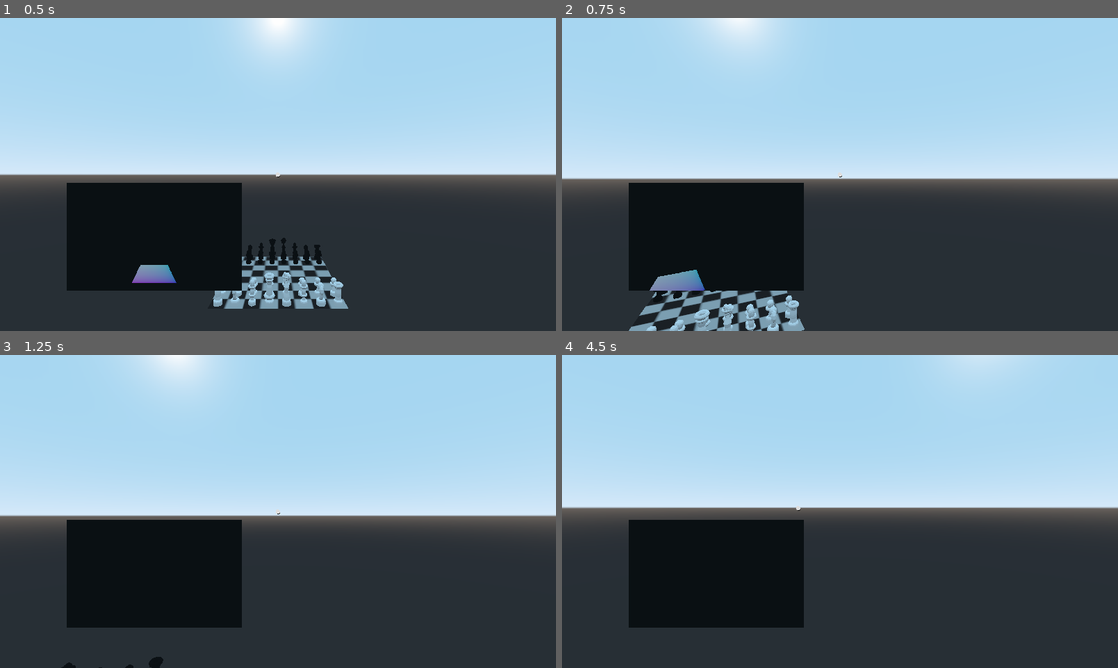
Above: before the commit, frames 1-4 (two rows, left to right).
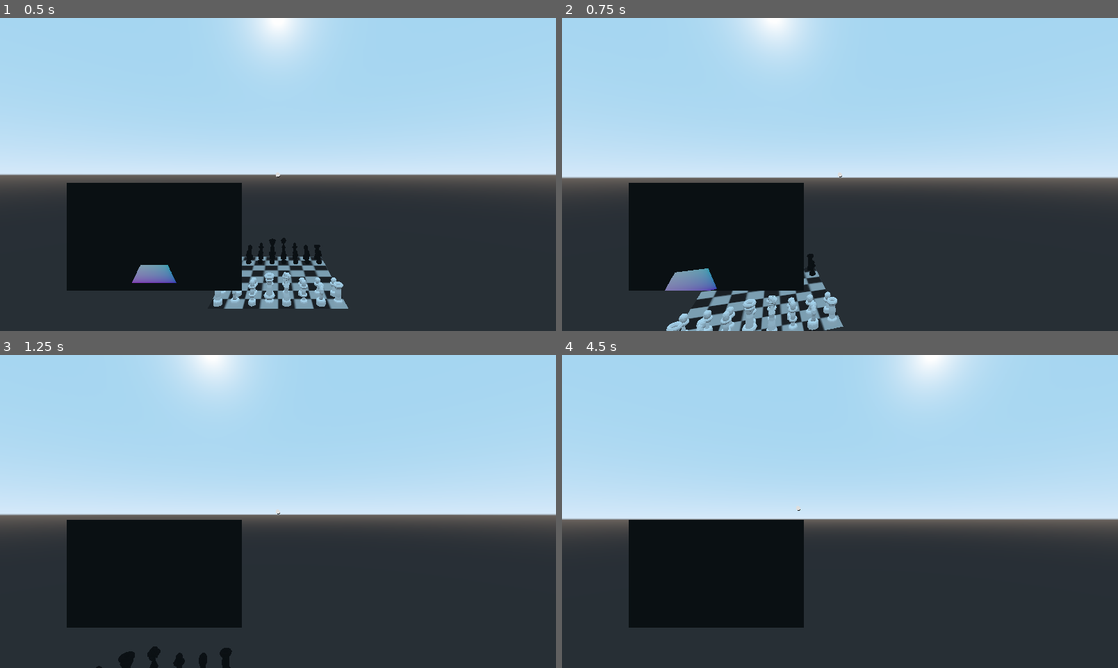
Above: after the commit, the same moments.

Repository: Roboticy3/Mess
Game: Godot game, scene res://Scenes/game.tscn
Same seed, same stepped clock (60 frames per second), same inputs: the game is played once before the commit and once after it. This scene is started directly instead of the project's main scene.
Inputs (mouse positions are in pixels of both pictures, inside the frame that each line leads up to):
- Up to frame 1 (0.5 s): no input
- Up to frame 2 (0.75 s): tap Enter at 0.5 s; move the mouse to (867, 174) at 0.52 s; hold W (mv_forward) from 0.53 s (still down); tap Ctrl (ctrl) at 0.6 s
- Up to frame 3 (1.25 s): keep holding W (mv_forward)
- Up to frame 4 (4.5 s): keep holding W (mv_forward); move the mouse to (812, 511) at 1.27 s; click (812, 511) at 1.35 s; tap Ctrl (ctrl) at 1.55, 2.3, 2.85, 3.6 s; tap Space (mv_up) at 2, 3.5 s; move the mouse to (851, 505) at 2.02 s; right-click (851, 505) at 2.1 s; tap Enter at 2.75, 4.25 s; move the mouse to (834, 517) at 2.77 s; move the mouse to (878, 514) at 3.52 s; move the mouse to (795, 508) at 4.27 s; click (795, 508) at 4.35 s

Frame 1 is identical in both runs. In frame 2, 5.0% of the frame differs, in the area x 0-100%, y 0-100%; in frame 3, 2.1%; in frame 4, 6.6%, in the area x 0-100%, y 0-55%.

Commit message:
Unlocked Camera

Diff:
--- a/Objects/Board/BoardMesh.gd
+++ b/Objects/Board/BoardMesh.gd
@@ -46,15 +46,14 @@
 var dups_pos_only:DuplicateMap
 var graph:MeshGraph
 
-#set to true at the end of the begin() method, signifies that this BoardMesh and its Board are finished loading
-var awake := false
-
 #signal to emit when the board emits its win signal
 signal end
 
 #results of the game added onto as the game moves on
 #the values of results are meant to be displayed by UI, and so are always Strings
 var results:Dictionary = {"winners":"none","losers":"none"}
+
+
 
 #construct the Board and the BoardMesh
 #distinguish from _ready() to better control the initialization of the board
@@ -91,8 +90,6 @@
 
 	#send mesh and collision shape to physics objects
 	send_shape(m)
-
-	awake = true
 
 #create a mesh and send it out to the Board Shape Node in BoardMesh's tree
 func init_mesh():
--- a/Objects/Player/Player.gd
+++ b/Objects/Player/Player.gd
@@ -96,8 +96,6 @@
 func _physics_process(delta):
 	#apply movement based on momentum
 	move_and_slide(momentum["v"])
-	#rotate the camera
-	look(delta)
 	#update momentum based on target_motion
 	accelerate(delta)
 
@@ -114,12 +112,8 @@
 			target_motion["b"] = event.speed
 
 
-	#if the board_mesh has not been activated yet, do so on the first keystroke
-	if !board_mesh.awake && event is InputEventKey:
-		board_mesh.begin(board_mesh.path)
-
 #handle button inputs each frame
-func _process(_delta):
+func _process(delta):
 
 	#camera buttons
 	var ctrl:float = Input.get_action_raw_strength(cam_lock)
@@ -145,22 +139,6 @@
 	if click:
 		request_square(uv_query.get_mouse_position())
 
-	#controller look
-	var azimuth:float = Input.get_axis("lk_left","lk_right")
-	var zenith:float = Input.get_axis("lk_up","lk_down")
-	var r:Vector2 = Vector2(azimuth, zenith)
-	if r.length() < dead_zone[1]: r = Vector2.ZERO
-	else:
-		#use r to move the mouse within the screen to select a piece
-		var mpos:Vector2 = uv_query.get_mouse_position()
-		if (Input.get_mouse_mode() == Input.MOUSE_MODE_CAPTURED):
-			uv_query.warp_mouse(mpos + Vector2(azimuth, zenith) * stick_sens / 100)
-
-		#if r is not going to be zero, multiply r by the stick sensitivity and the state of the look button (0 or 1)
-		#this makes r not zero if and only if both the right stick is moving and the look button is being held
-		r *= ctrl * ck1 * stick_sens
-	target_motion["r"] = r
-
 	#lock or unlock the mouse according to keypresses or visibility
 	if (ctrl != 0 || ck1 != 0) || menu.visible || gameover.visible:
 		Input.set_mouse_mode(Input.MOUSE_MODE_HIDDEN)
@@ -173,6 +151,9 @@
 		if ctrl == 0:
 			board_mesh.transform = board_mesh.transform.interpolate_with(Transform(), 0.5)
 
+	#run visual functions on frame timestep
+	look(delta)
+
 #make momentum move towards target motion
 func accelerate(var delta:float):
 	for tm in momentum.keys():
@@ -181,21 +162,15 @@
 
 func look(delta):
 	#multiply rotation motions by delta and sens
-	var axes = transform.basis
 	var rots = target_motion["r"] * delta * -sens / 100
 
 	#use true y axis for horizontal rotation to make rotation more intuitive
-	transform = rotate(Vector3.UP, rots.x)
-
-	#do not rotate vertical camera past cutoffs
-	var limit = 0.95
-	var rot = rotate(axes.x, rots.y)
-	if abs(rot.basis.z.y) < limit:
-		transform = rot
-
-	#counteract any roll that the camera might have suffered
-	var tilt = (transform.basis.x / transform.basis.y).y
-	transform = rotate(transform.basis.z, -tan(tilt))
+	global_rotate(Vector3.UP, rots.x)
+	#avoid rounding errors for veritcal rotation to work
+	transform.basis.x = transform.basis.x.normalized()
+	#use the normalized vector to rotate vertically around
+	global_rotate(transform.basis.x, rots.y)
+	#the basis vector shouldnt be non normal at all but whatever
 
 	#reset mouse movement so user does not have to send another input to stop the camera
 	target_motion["r"] = Vector2.ZERO
--- a/Scenes/game.tscn
+++ b/Scenes/game.tscn
@@ -38,7 +38,7 @@
 transform = Transform( 1, 0, 0, 0, 1, 0, 0, 0, 1, 0, 1.9031, 4.16525 )
 collision_layer = 2
 script = ExtResource( 5 )
-sens = 60.0
+sens = 40.0
 
 [node name="CollisionShape" type="CollisionShape" parent="Player"]
 transform = Transform( 0.5, 0, 0, 0, 0.5, 0, 0, 0, 0.5, 0, 0, 0 )
